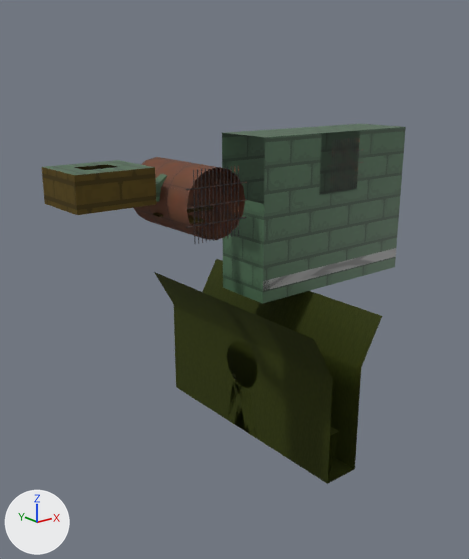
What one commit did to the Blender file Assets/World/Level2/raw/Level2.blend.
Rendered twice from a 50 mm lens placed at (-30.3, -63.9, 9.3), pointed at (29.0, 10.2, -20.3). Every picture has the same lights, and +X, +Y and +Z are marked at lower left.

Objects in the first picture: 'Level2', 'Level2_Sewage_Room', 'Sewer_Grate_Low.001', 'Sewer_Grate_Low.002'.
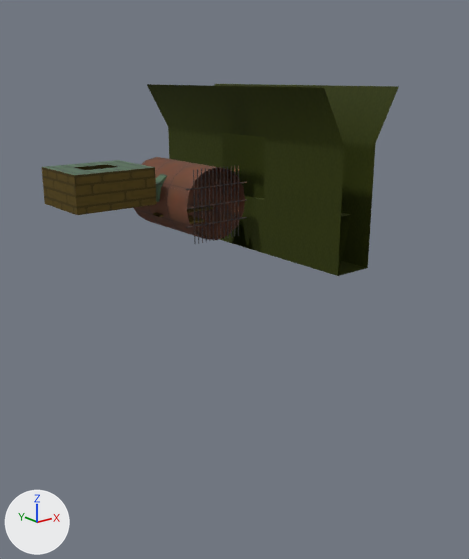
Edits to the scene script, one JSON object a line:
```json
{"block": "me_plane_003", "where": "# used by ob_level2; location = (0.0, 0.0, 0.0)"}
{"op": "remove", "block": "me_plane_003", "code": "me_plane_003.from_pydata(...)  # 255 vertices, 202 faces; spans x -8.0..64.0, y -8.0..32.0, z -48.0..12.0"}
{"op": "add", "block": "me_plane_003", "code": "me_plane_003.from_pydata(...)  # 208 vertices, 163 faces; spans x -8.0..42.0, y -8.0..32.0, z -16.0..12.0"}
{"block": "me_plane_003", "change": "me_plane_003 part 1: the loose piece of 59 vertices spanning x 28.0..42.0, y -8.0..32.0, z -48.0..-24.0 is deleted"}
{"block": "me_plane_003", "change": "me_plane_003 part 2"}
{"block": "me_plane_003", "change": "16 vertices are removed from x 32.0..64.0, y 7.0..17.0, z -24.0..1.0"}
{"block": "me_plane_003", "change": "11 faces are deleted"}
{"block": "me_plane_003", "change": "25 vertices are added at x 28.0..42.0, y -8.0..17.0, z -16.0..8.0"}
{"block": "me_plane_003", "change": "13 new vertices lie (0.0, 15.0, 0.0) away from vertices in x 28.0..34.0, y -8.0..17.0, z -16.0..8.0"}
{"block": "me_plane_003", "change": "6 new vertices lie (0.0, 40.0, 0.0) away from vertices in x 38.0..42.0, y -8.0, z -16.0..8.0"}
{"block": "me_plane_003", "change": "32 new faces join them, mat_sewerfloor"}
{"op": "remove", "block": "ob_level2_sewage_room", "code": ["ob_level2_sewage_room = bpy.data.objects.new('Level2_Sewage_Room', me_level2_sewage_straight_001)", "ob_level2_sewage_room.location = (32.0, 12.0, -22.0)", "ob_level2_sewage_room.rotation_euler = (0.0, 0.0, -1.571)  # degrees (0, 0, -90)"]}
{"op": "remove", "block": "ob_sewer_grate_low_002", "code": ["ob_sewer_grate_low_002 = bpy.data.objects.new('Sewer_Grate_Low.002', me_plane_005)", "ob_sewer_grate_low_002.location = (44.0, 6.0, -6.0)", "ob_sewer_grate_low_002.rotation_euler = (0.0, 0.0, -1.571)  # degrees (0, 0, -90)"]}
```

Boxes (x1, y1, x2, y2) around the edits, measured in the pictures (469 x 559 px):
```json
{"object": "Level2", "change": "reshaped", "before": [42, 124, 406, 484], "after": [42, 84, 399, 276], "on screen": "47% shorter"}
{"object": "Level2_Sewage_Room", "change": "deleted", "before": [263, 248, 396, 291]}
{"object": "Sewer_Grate_Low.002", "change": "deleted", "before": [327, 137, 364, 191], "on screen": "black"}
{"part": 1, "of": "me_plane_003", "change": "deleted", "before": [154, 259, 382, 484], "on screen": "green"}
{"part": 2, "of": "me_plane_003", "change": "built on", "before": [222, 124, 406, 303], "after": [147, 84, 399, 276]}
```
